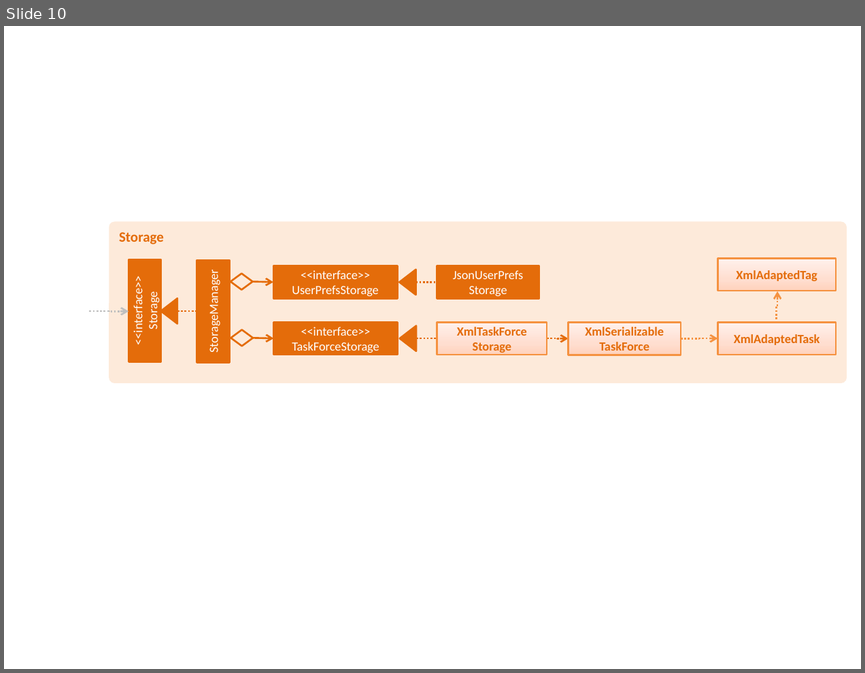
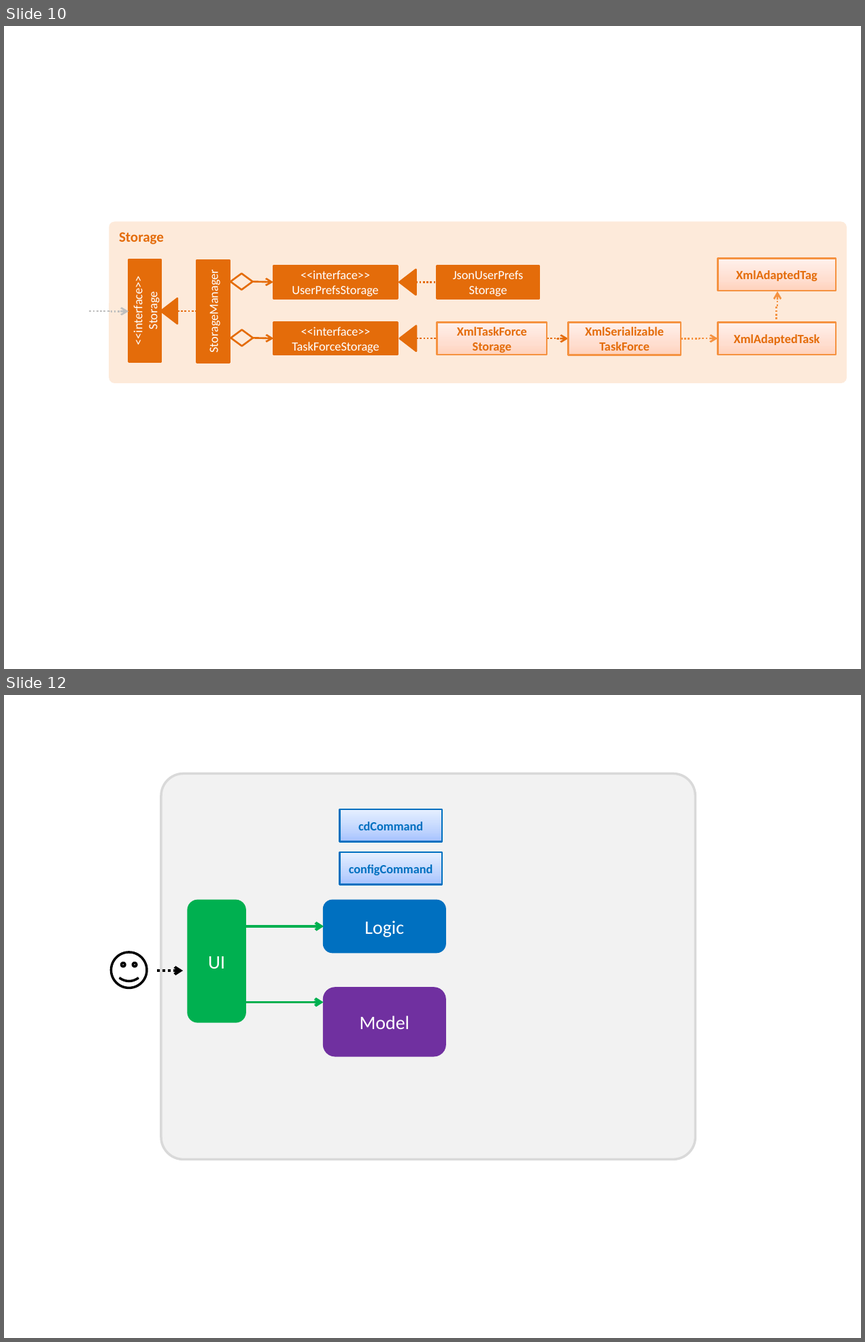
Before and after one commit to tanboonjoon/main, a slide deck: docs/diagrams/Diagrams.pptx. Shown one above the other, each under a label of ours: slide 10 before the commit, slides 10 and 12 after it; the slides between them are not shown. The pictures are 865x673 and 865x1342 pixels, drawn with LibreOffice and Linux fonts; fonts in the diff are those of the drawing. Boxes give left, top, right and bottom in pixels: in the first picture for what was removed or moved away, otherwise in the second. Text is boxed around its words. In the diff, an @@ line names an element or a change of style, - is before the commit and + after.

```diff
--- a/docs/diagrams/Diagrams.pptx
+++ b/docs/diagrams/Diagrams.pptx
@@ slide 12 added at (4,695,861,1338), background #FFFFFF @@
@@ rounded rectangle added at (161,774,695,1159), fill #F2F2F2, outline #D9D9D9 2 pt @@
@@ rectangle added at (340,809,443,841), fill gradient #A4C4FF to #BFD4FF to #E6EEFF, outline #0070C0 1.5 pt, 10.5 pt, text #0070C0, bold @@
+cdCommand
@@ rectangle added at (340,852,443,884), fill gradient #A4C4FF to #BFD4FF to #E6EEFF, outline #0070C0 1.5 pt, 10.5 pt, text #0070C0, bold @@
+configCommand
@@ rounded rectangle added at (188,900,245,1022), fill #00B050, outline #00B050 1.5 pt, 16 pt, text #FFFFFF @@
+UI
@@ rounded rectangle added at (324,900,445,952), fill #0070C0, outline #0070C0 1.5 pt, 16 pt, text #FFFFFF @@
+Logic
@@ arrow added from (245, 926) to (324, 926), #00B050 2.25 pt @@
@@ smiley face added at (111,952,147,988), fill #FFFFFF, outline #000000 2 pt @@
@@ arrow added from (158, 971) to (183, 971), #000000 2.25 pt dashed @@
@@ rounded rectangle added at (324,988,445,1055), fill #7030A0, outline #7030A0 1.5 pt, 16 pt, text #FFFFFF @@
+Model
@@ arrow added from (245, 1002) to (324, 1002), #00B050 2.25 pt @@
```
Also in this commit, not shown: 2 slides changed, 1 other slide added, 4 other files.
